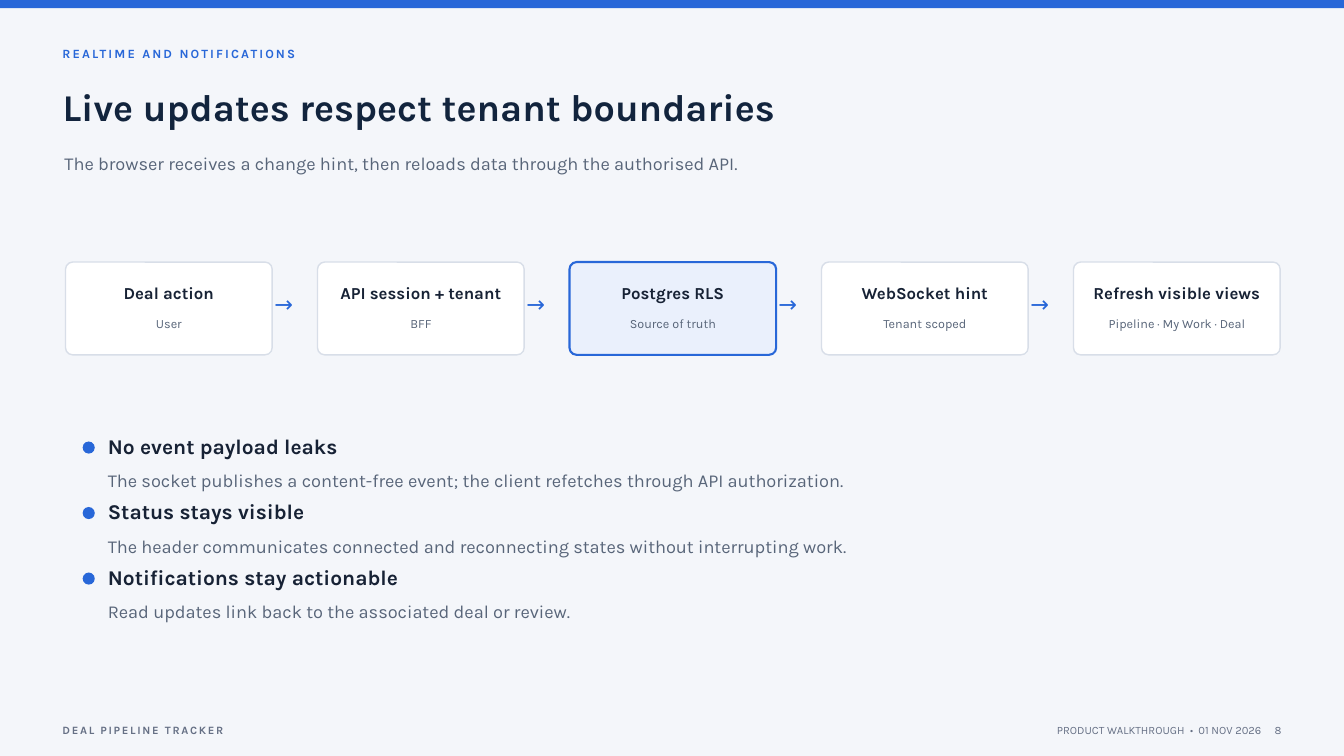
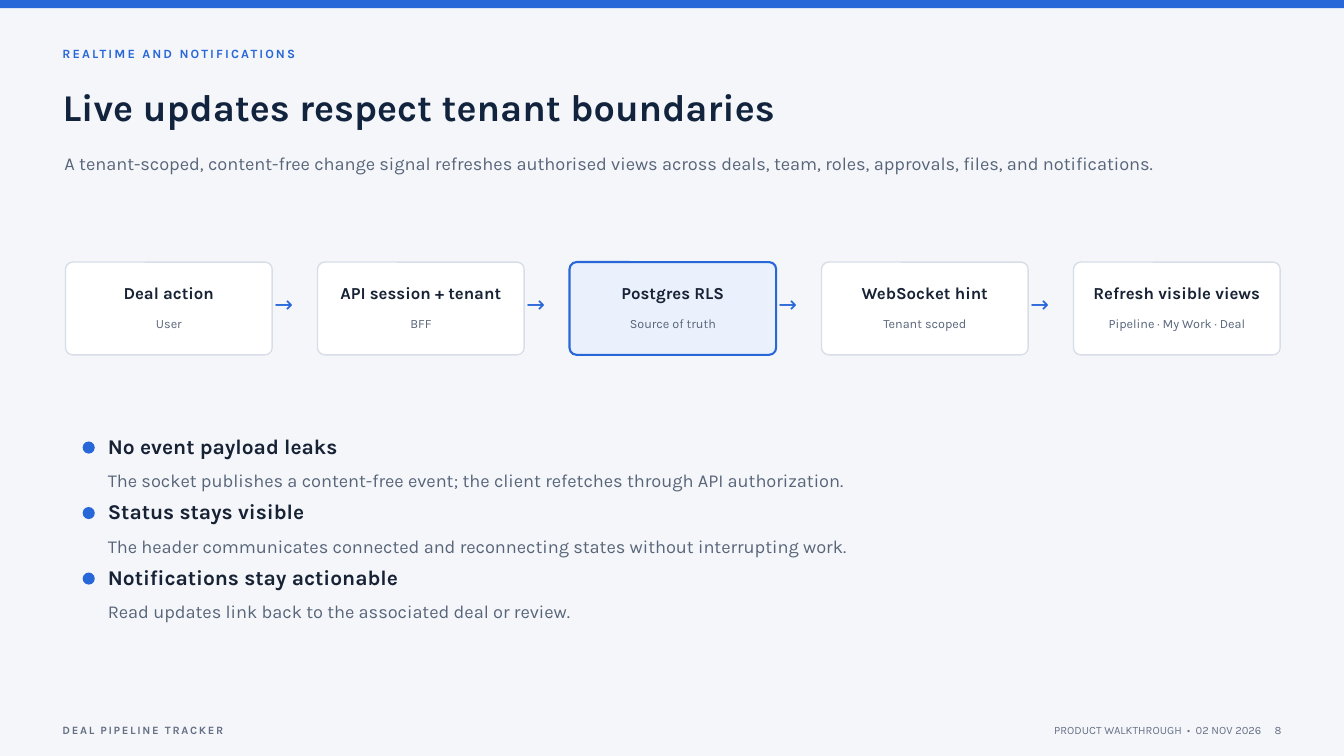
Before and after one commit to blaquetribe/deal-pipeline-tracker, a slide deck: slide 8 of docs/presentation/deal-pipeline-tracker-walkthrough.pptx. Drawn at 1344x756 pixels with LibreOffice and Linux fonts; fonts in the diff are those of the drawing. Boxes give left, top, right and bottom in pixels: in the first picture for what was removed or moved away, otherwise in the second. Text is boxed around its words. In the diff, an @@ line names an element or a change of style, - is before the commit and + after.

Commit message:
feat(deals): add audit table and approver routing

```diff
--- a/docs/presentation/deal-pipeline-tracker-walkthrough.pptx
+++ b/docs/presentation/deal-pipeline-tracker-walkthrough.pptx
@@ text at bbox=[64, 157, 1153, 175]: text changed @@
-The browser receives a change hint, then reloads data through the authorised API.
+A tenant-scoped, content-free change signal refreshes authorised views across deals, team, roles, approvals, files, and notifications.
@@ text at bbox=[1054, 727, 1282, 734]: text changed @@
-PRODUCT WALKTHROUGH • 01 NOV 2026 8
+PRODUCT WALKTHROUGH • 02 NOV 2026 8
```
Also in this commit, not shown: 12 other slides changed, 33 other files.
